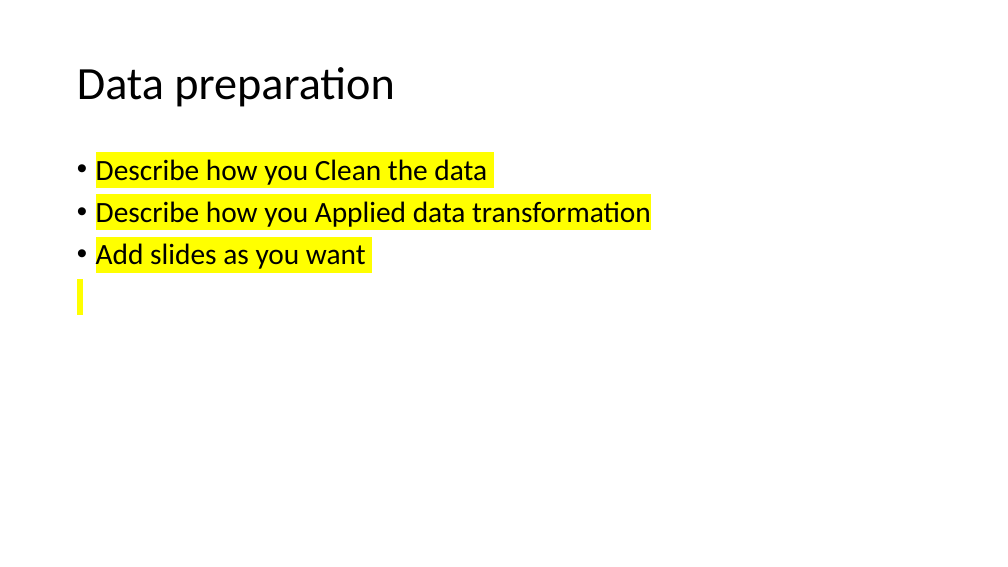
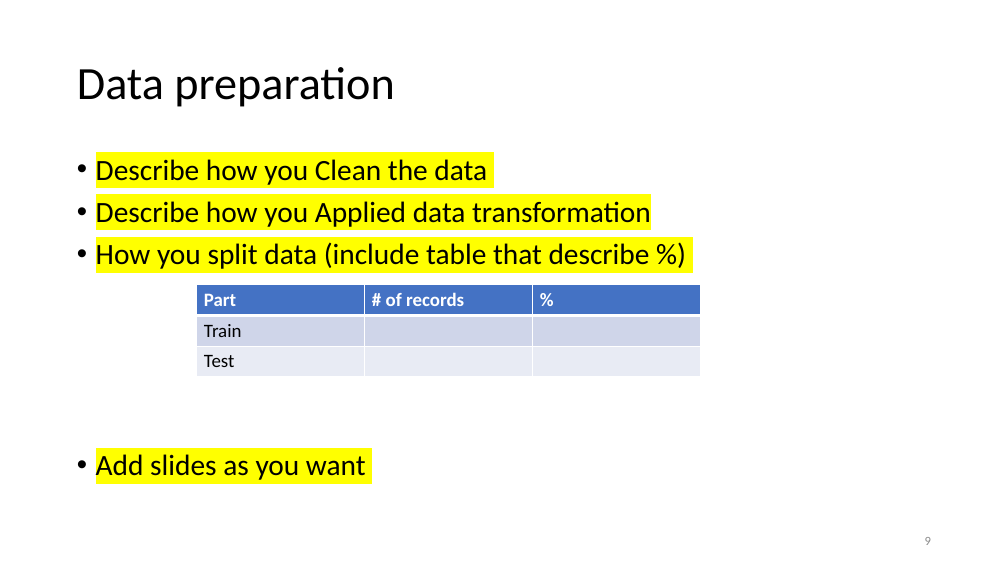
Before and after one commit to motazsaad/Data-Science-CSCI-3320, a slide deck: slide 9 of Project Presentation Template.pptx. Drawn at 1008x567 pixels with LibreOffice and Linux fonts; fonts in the diff are those of the drawing. Boxes give left, top, right and bottom in pixels: in the first picture for what was removed or moved away, otherwise in the second. Text is boxed around its words. In the diff, an @@ line names an element or a change of style, - is before the commit and + after.

```diff
--- a/Project Presentation Template.pptx
+++ b/Project Presentation Template.pptx
@@ text at [96,242,650,269]: paragraph added @@
+• How you split data (include table that describe %)
@@ table added at [197,285,700,377], 3 rows, 3 columns @@
+Part | # of records | %
+Train |  | 
+Test |  | 
@@ page number added at [925,537,931,545], 12 pt, text #8C8C8C @@
+9
```
Also in this commit, not shown: 14 other slides changed.
